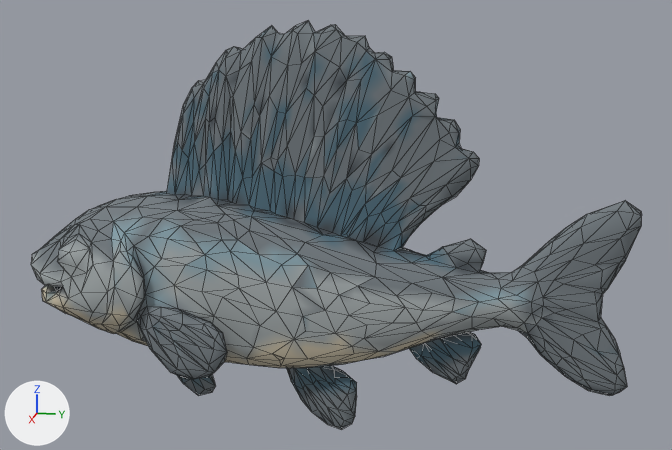
The glTF model public/models/fish-grayling.glb as it was, and as the next commit left it.
Before and after are seen from a 50 mm lens placed at (1.427, 0.317, 0.368), pointed at (-0.008, 0.03, 0.009). The lights are fixed; the arrows at lower left show +X, +Y and +Z. The older version comes first. Mesh edges are drawn as thin lines. Where no turn or scale is listed for an object, it has been applied to the vertices. Vertices at exactly the same position are counted once.

The scene before the commit, as lines of its bpy script (objects in view):
```python
me_tripo_mesh_9636af6b_defc_4dd8_b01b_0498d7ab8a7b = bpy.data.meshes.new('tripo_mesh_9636af6b-defc-4dd8-b01b-0498d7ab8a7b')
me_tripo_mesh_9636af6b_defc_4dd8_b01b_0498d7ab8a7b.from_pydata(...)  # 1186 vertices, 2368 faces; spans x -0.141..0.141, y -0.5..0.5, z -0.331..0.331
me_tripo_mesh_9636af6b_defc_4dd8_b01b_0498d7ab8a7b.materials.append(mat_tripo_material_9636af6b_defc_4dd8_b01b_0498d7ab8a7b)  # picture img_color_9636af6b_defc_4dd8_b01b_0498d7ab8a7b
ob_tripo_node_9636af6b_defc_4dd8_b01b_0498d7ab8a7b = bpy.data.objects.new('tripo_node_9636af6b-defc-4dd8-b01b-0498d7ab8a7b', me_tripo_mesh_9636af6b_defc_4dd8_b01b_0498d7ab8a7b)
ob_tripo_node_9636af6b_defc_4dd8_b01b_0498d7ab8a7b.location = (0.0, 0.0, 0.0)
```
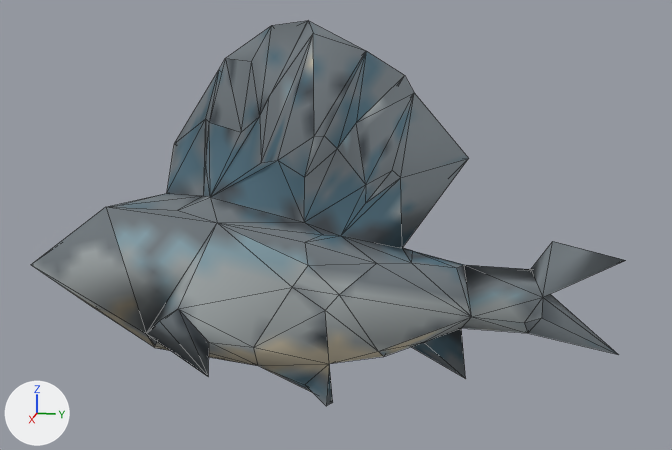
Where the newer file only moved an object's origin or applied its transform, the numbers keep the older frame.

Pixel boxes [x1, y1, x2, y2] of what changed, in the pictures (672 x 450 px):
'tripo_node_9636af6b-defc-4dd8-b01b-0498d7ab8a7b', reshaped
    before: [31, 21, 641, 429]
    after: [31, 21, 626, 406]
part 1 of me_tripo_mesh_9636af6b_defc_4dd8_b01b_0498d7ab8a7b, deleted
    before: [31, 21, 641, 429]

What changed in the scene script:
```text
Change me_tripo_mesh_9636af6b_defc_4dd8_b01b_0498d7ab8a7b:
    used by ob_tripo_node_9636af6b_defc_4dd8_b01b_0498d7ab8a7b; location = (0.0, 0.0, 0.0)
    remove me_tripo_mesh_9636af6b_defc_4dd8_b01b_0498d7ab8a7b.from_pydata(...)  # 1186 vertices, 2368 faces; spans x -0.141..0.141, y -0.5..0.5, z -0.331..0.331
    add me_tripo_mesh_9636af6b_defc_4dd8_b01b_0498d7ab8a7b.from_pydata(...)  # 152 vertices, 300 faces; spans x -0.133..0.123, y -0.485..0.482, z -0.293..0.331
    me_tripo_mesh_9636af6b_defc_4dd8_b01b_0498d7ab8a7b part 1: 1034 vertices removed from x -0.141..0.141, y -0.5..0.5, z -0.331..0.325
```
